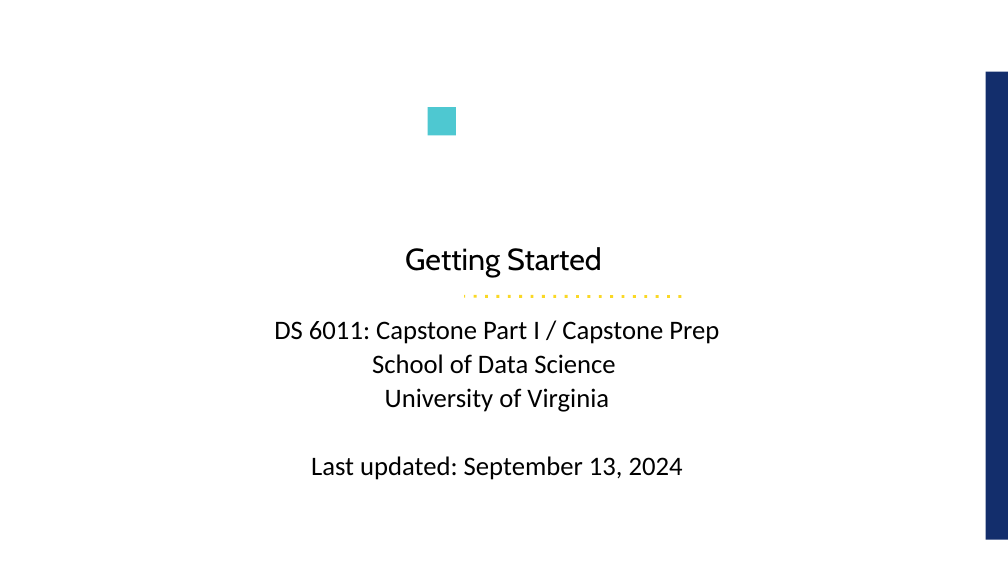
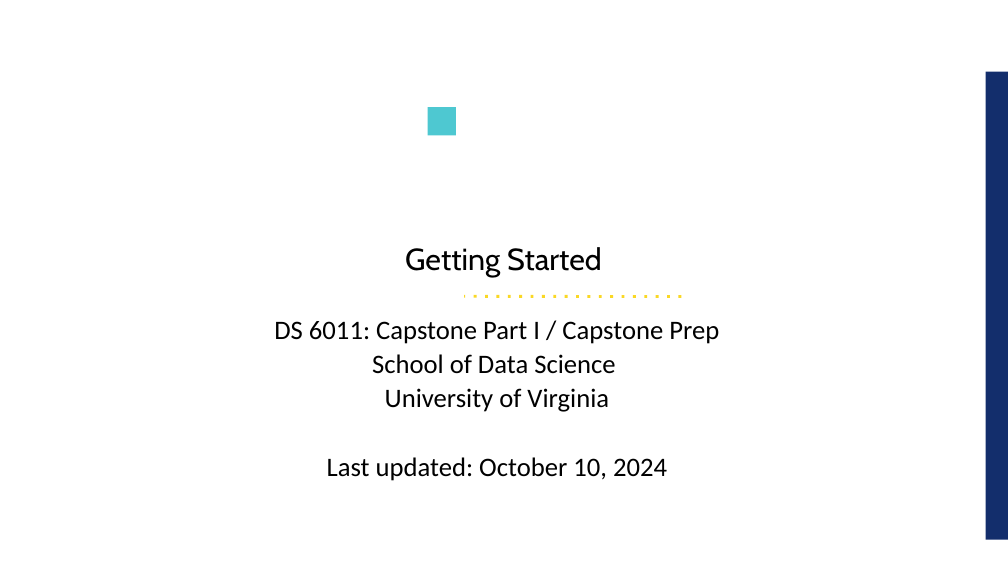
Before and after one commit to UVADS/ds6011, a slide deck: slide 1 of 02_getting_started.ppt. Drawn at 1008x567 pixels with LibreOffice and Linux fonts; fonts in the diff are those of the drawing; background and template pictures are left out. Boxes give left, top, right and bottom in pixels: in the first picture for what was removed or moved away, otherwise in the second. Text is boxed around its words. In the diff, an @@ line names an element or a change of style, - is before the commit and + after.

Commit message:
updated getting started

```diff
--- a/02_getting_started.ppt
+++ b/02_getting_started.ppt
@@ text at (x1=327, y1=457, x2=667, y2=481): text changed @@
-Last updated: September 13, 2024
+Last updated: October 10, 2024
```
Also in this commit, not shown: 2 other slides changed, 1 slide added, 1 other file.
